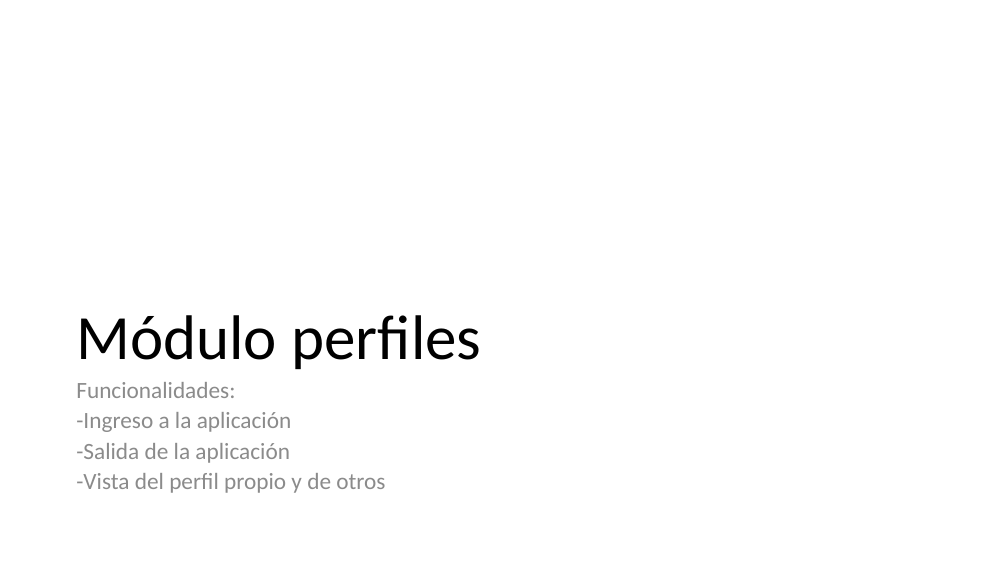
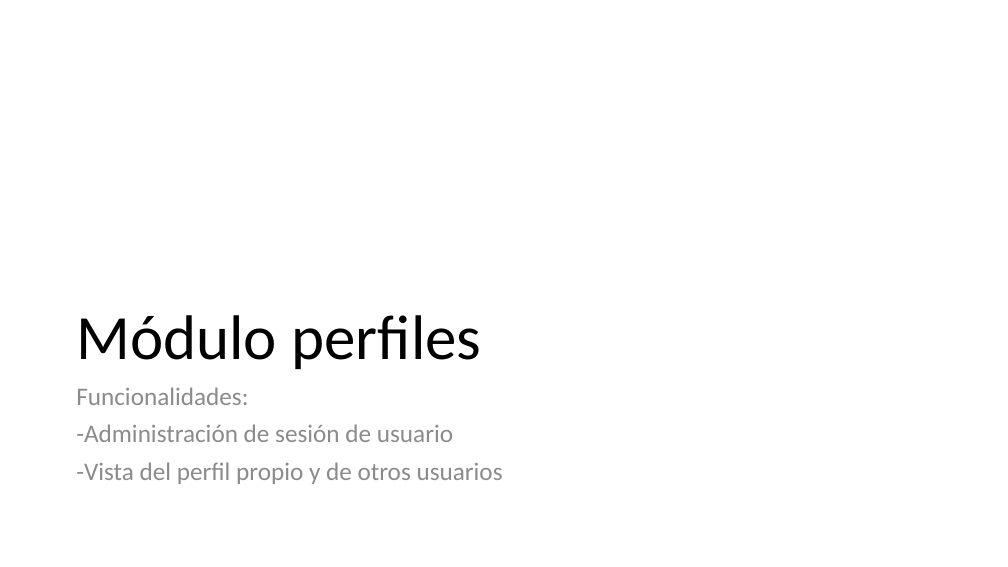
Before and after one commit to seyerman/AssistMe, a slide deck: slide 13 of docs/MockUps/Mockups v1.0.pptx. Drawn at 1008x567 pixels with LibreOffice and Linux fonts; fonts in the diff are those of the drawing. Boxes give left, top, right and bottom in pixels: in the first picture for what was removed or moved away, otherwise in the second. Text is boxed around its words. In the diff, an @@ line names an element or a change of style, - is before the commit and + after.

```diff
--- a/docs/MockUps/Mockups v1.0.pptx
+++ b/docs/MockUps/Mockups v1.0.pptx
@@ text at (x1=76, y1=387, x2=248, y2=405): size 22.2 to 24 pt in "Funcionalidades:"; line spacing 0.7 to 0.9 @@
@@ text at (x1=76, y1=424, x2=503, y2=484): text changed; size 22.2 to 24 pt @@
--Ingreso a la aplicación
--Salida de la aplicación
--Vista del perfil propio y de otros
+-Administración de sesión de usuario
+-Vista del perfil propio y de otros usuarios
```
Also in this commit, not shown: 1 other slide changed, 43 other files.
